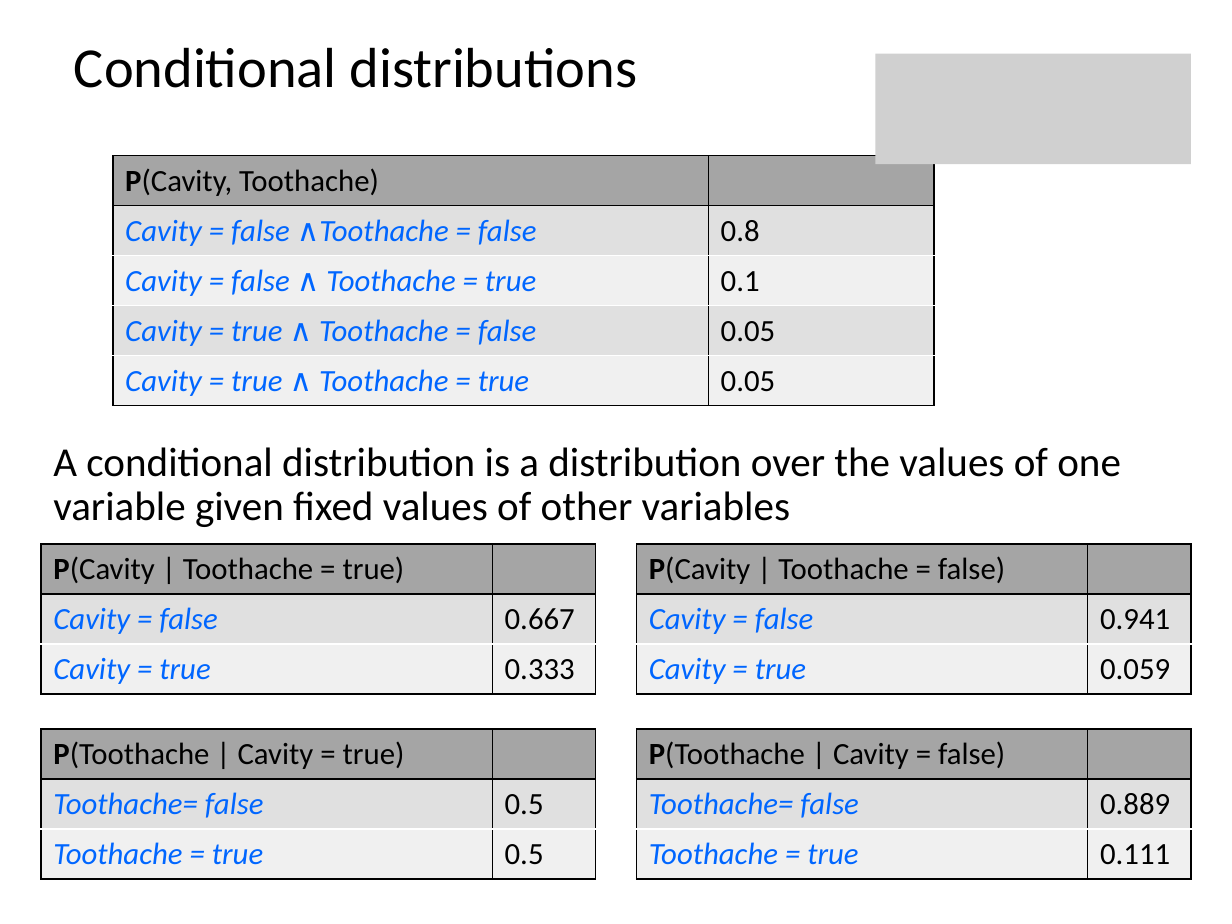
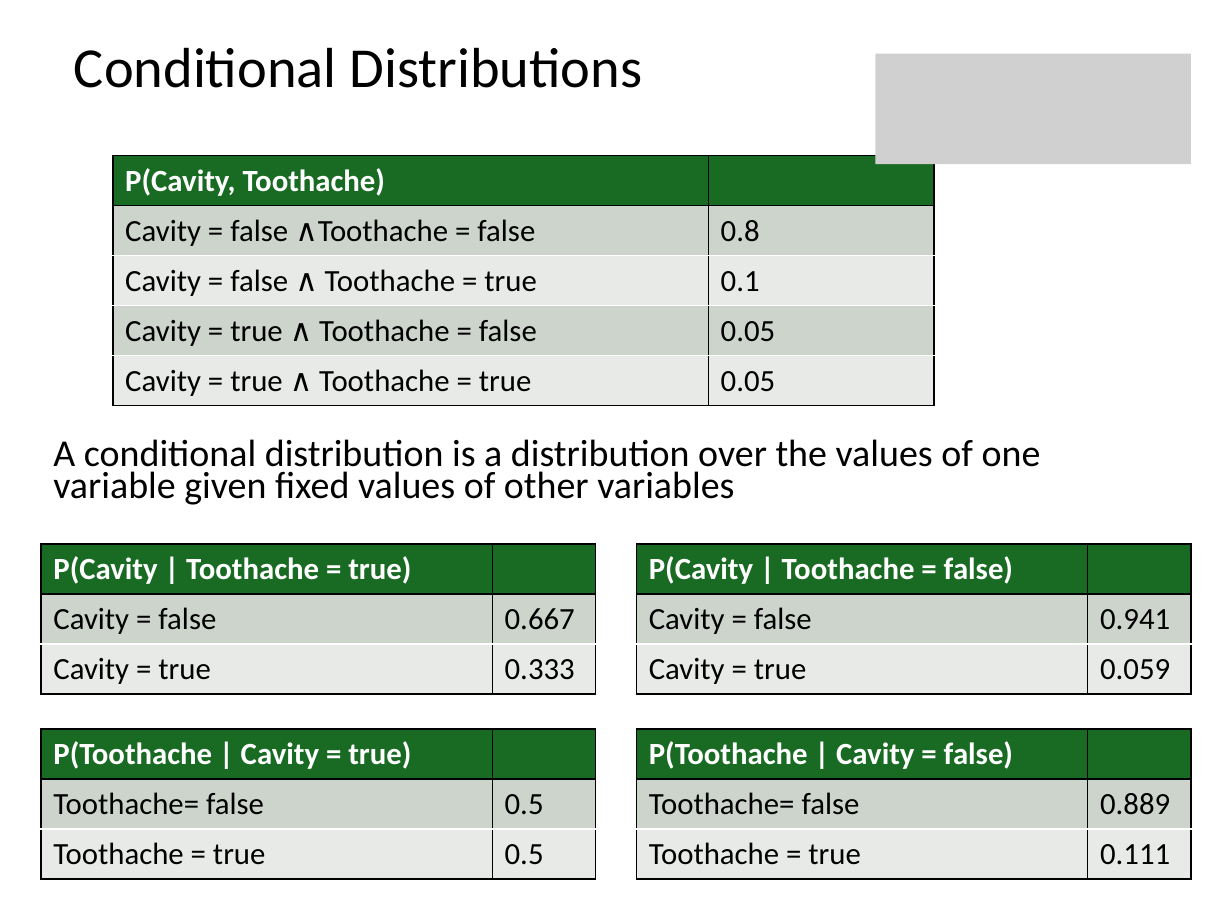
Before and after one commit to mhahsler/CS7320-AI, a slide deck: slide 40 of slides/12_uncertainty.pptx. Drawn at 1232x924 pixels with LibreOffice and Linux fonts; fonts in the diff are those of the drawing; grey boxes stand for pictures. Boxes give left, top, right and bottom in pixels: in the first picture for what was removed or moved away, otherwise in the second. Text is boxed around its words. In the diff, an @@ line names an element or a change of style, - is before the commit and + after.

```diff
--- a/slides/12_uncertainty.pptx
+++ b/slides/12_uncertainty.pptx
@@ title at (x1=74, y1=47, x2=642, y2=88): text changed @@
-Conditional distributions
+Conditional Distributions
@@ table at (x1=113, y1=155, x2=934, y2=405) @@
@@ fill #A5A5A5 to #196B24 in row 1 @@
@@ fill #E1E1E1 to #CCD4CD in 4 cells @@
@@ fill #F0F0F0 to #E8EBE8 in 4 cells @@
@@ text colour #000000 to #FFFFFF, bold on in "P(Cavity, Toothache)" @@
@@ text colour #0066FF to #000000 in "Cavity = false ∧Toothache = false", "Cavity = false ∧ Toothache = true", "Cavity = true ∧ Toothache = false", "Cavity = true ∧ Toothache = true" @@
@@ italic off in "Cavity = false ∧Toothache = false", "Cavity = false Toothache = true", "Cavity = true Toothache = false", "Cavity = true Toothache = true" @@
@@ text "A conditional distribution is a ..." at (x1=53, y1=439, x2=1041, y2=505): size 24 to 22.2 pt; line spacing 0.9 to 0.7 @@
@@ table at (x1=41, y1=545, x2=595, y2=695) @@
@@ fill #A5A5A5 to #196B24 in row 1 @@
@@ fill #E1E1E1 to #CCD4CD in row 2 @@
@@ fill #F0F0F0 to #E8EBE8 in row 3 @@
@@ text colour #000000 to #FFFFFF, bold on in "P(Cavity | Toothache = true)" @@
@@ text colour #0066FF to #000000, italic off in "Cavity = false", "Cavity = true" @@
@@ table at (x1=637, y1=545, x2=1191, y2=695) @@
@@ fill #A5A5A5 to #196B24 in row 1 @@
@@ fill #E1E1E1 to #CCD4CD in row 2 @@
@@ fill #F0F0F0 to #E8EBE8 in row 3 @@
@@ text colour #000000 to #FFFFFF, bold on in "P(Cavity | Toothache = false)" @@
@@ text colour #0066FF to #000000, italic off in "Cavity = false", "Cavity = true" @@
@@ table at (x1=41, y1=729, x2=595, y2=880) @@
@@ fill #A5A5A5 to #196B24 in row 1 @@
@@ fill #E1E1E1 to #CCD4CD in row 2 @@
@@ fill #F0F0F0 to #E8EBE8 in row 3 @@
@@ text colour #000000 to #FFFFFF, bold on in "P(Toothache | Cavity = true)" @@
@@ text colour #0066FF to #000000, italic off in "Toothache= false", "Toothache = true" @@
@@ table at (x1=637, y1=729, x2=1191, y2=880) @@
@@ fill #A5A5A5 to #196B24 in row 1 @@
@@ fill #E1E1E1 to #CCD4CD in row 2 @@
@@ fill #F0F0F0 to #E8EBE8 in row 3 @@
@@ text colour #000000 to #FFFFFF, bold on in "P(Toothache | Cavity = false)" @@
@@ text colour #0066FF to #000000, italic off in "Toothache= false", "Toothache = true" @@
```
Also in this commit, not shown: 30 other slides changed, 30 other files.
